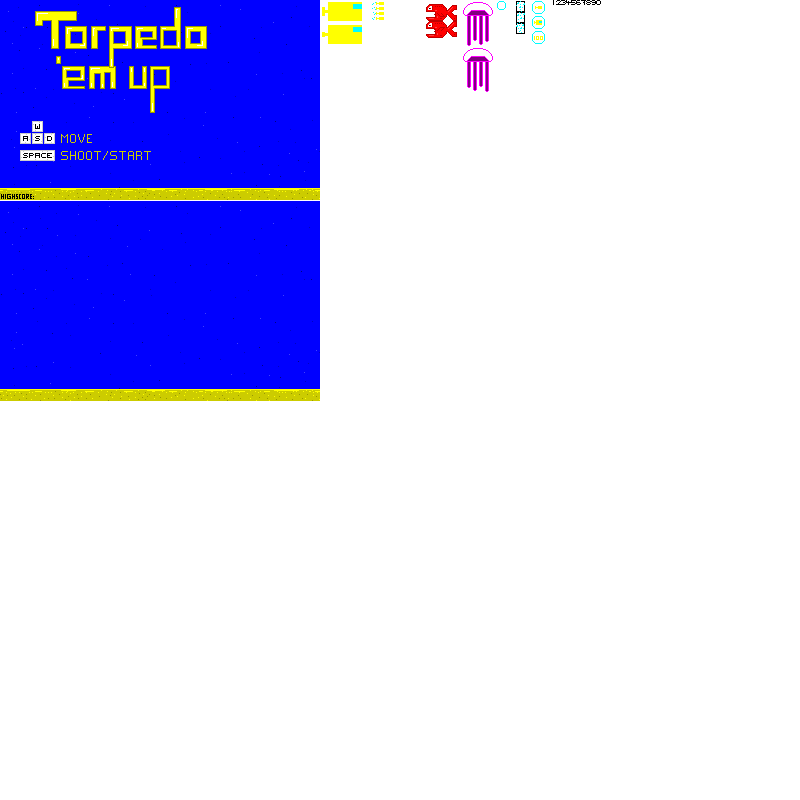
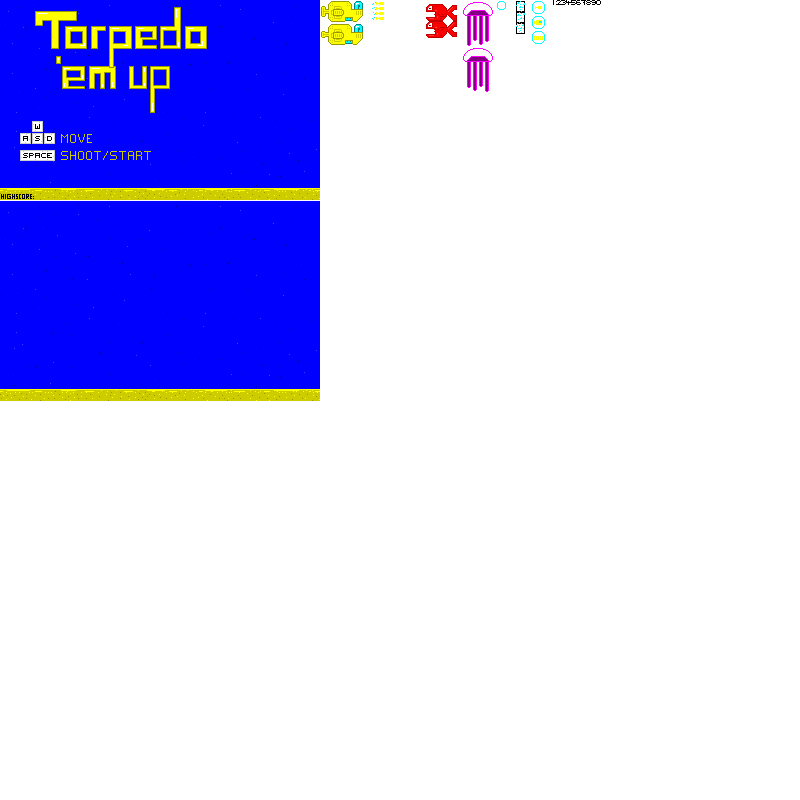
Layer changes from the first 800 x 800 image to the second:
painted on "art" over [321, 1, 363, 45]
